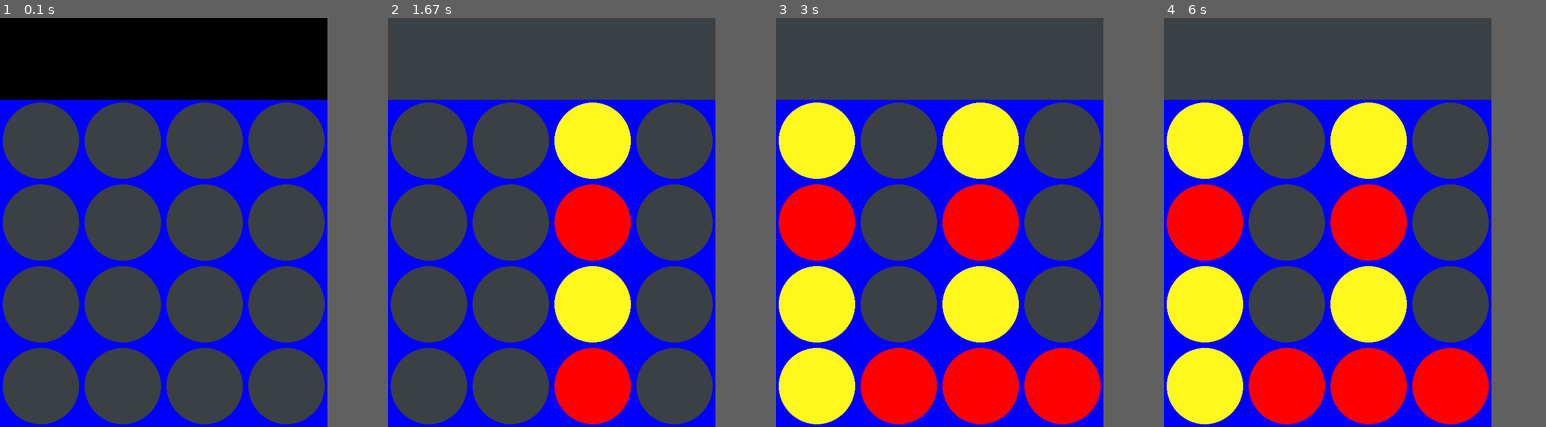
Above: before the commit, frames 1-4 (left to right).
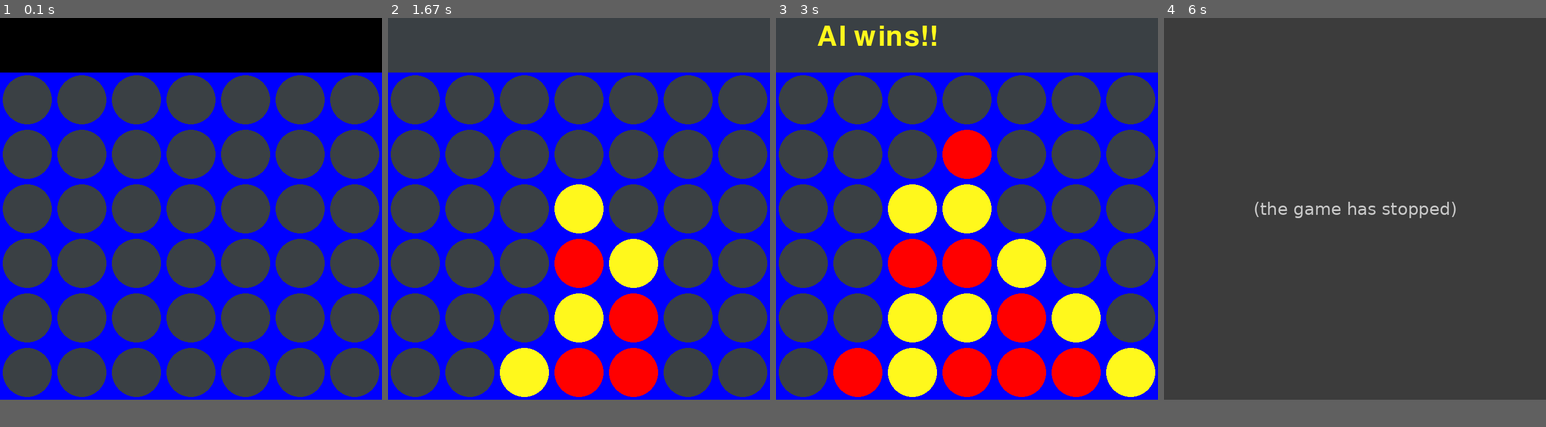
Above: after the commit, the same moments.

Repository: AnawatPaotthong/AI_project_connect4
Game: pygame game, started from connect4_AI.py
Two runs of this game, one before a commit and one after it. Both use one fixed random seed, a clock stepped at 60 frames per second and the inputs below.
Inputs (mouse positions are in pixels of both pictures, inside the frame that each line leads up to):
- Up to frame 1 (0.1 s): no input
- Up to frame 2 (1.67 s): click (579, 210) at 0.38 s; click (617, 292) at 0.75 s; click (624, 242) at 1.1 s; click (559, 308) at 1.45 s
- Up to frame 3 (3 s): click (967, 255) at 1.82 s; click (913, 128) at 2.18 s; click (1100, 308) at 2.53 s; click (840, 247) at 2.85 s
- Up to frame 4 (6 s): no input
The window is 600x750 before the commit and 700x700 after it. Grey fills any space a smaller window leaves; there, only what the larger window draws over its background counts as a difference.

The runs differ from the first frame. In frame 1, 41% of the frame differs, in the area x 0-100%, y 0-100%; in frame 2, 42%; in frame 3, 54%, in the area x 0-100%, y 1-100%; in frame 4, 49%.
After the commit the program exited at 5.9 s; later frames show no game.

Commit message:
Update connect4_AI.py

Diff:
--- a/connect4_AI.py
+++ b/connect4_AI.py
@@ -1,4 +1,3 @@
-
 import numpy as np
 import random
 import pygame
@@ -11,8 +10,8 @@
 YELLOW = (255, 248, 28)
 WHITE = (255,255,255)
 
-ROW_COUNT = 4
-COLUMN_COUNT = 4
+ROW_COUNT = 6
+COLUMN_COUNT = 7
 
 PLAYER = 0
 AI = 1
@@ -240,7 +239,7 @@
 
 pygame.init()
 
-SQUARESIZE = 150
+SQUARESIZE = 100
 
 width = COLUMN_COUNT * SQUARESIZE
 height = (ROW_COUNT+1) * SQUARESIZE
@@ -288,7 +287,7 @@
 
                     if winning_move(board, PLAYER_PIECE):
                         label = myfont.render("Player 1 wins!!", 1, RED)
-                        screen.blit(label, (25, 10))
+                        screen.blit(label, (75, 10))
                         game_over = True
 
                     if not game_over:
@@ -298,7 +297,7 @@
                                     if check_draw(board):
                                         label = myfont.render(
                                             "DRAW!!", 1, WHITE)
-                                        screen.blit(label, (120, 40))
+                                        screen.blit(label, (160, 40))
                                         print("Draw!")
                                         game_over = True
 
@@ -308,12 +307,12 @@
                     print_board(board)
                     draw_board(board)
 
-    # # Ask for Player 2 Input
+    # # Ask for AI Input
     if turn == AI and not game_over:
 
         #col = random.randint(0, COLUMN_COUNT-1)
         #col = pick_best_move(board, AI_PIECE)
-        col, minimax_score = minimax(board, 3, -math.inf, math.inf, True)
+        col, minimax_score = minimax(board, 5, -math.inf, math.inf, True)
 
         if is_valid_location(board, col):
             # pygame.time.wait(500)
@@ -321,8 +320,8 @@
             drop_piece(board, row, col, AI_PIECE)
 
             if winning_move(board, AI_PIECE):
-                label = myfont.render("Player 2 wins!!", 1, YELLOW)
-                screen.blit(label, (25, 10))
+                label = myfont.render("AI wins!!", 1, YELLOW)
+                screen.blit(label, (75, 10))
                 game_over = True
             if not game_over:
                 for c in range(COLUMN_COUNT-3):
@@ -330,7 +329,7 @@
                         if r == 3 and board[3][c] != 0 and board[3][c+1] != 0 and board[3][c+2] != 0 and board[3][c+3] != 0:
                             if check_draw(board):
                                 label = myfont.render("DRAW!!", 2, WHITE)
-                                screen.blit(label, (120, 40))
+                                screen.blit(label, (160, 40))
                                 print("Draw!")
                                 game_over = True
 
